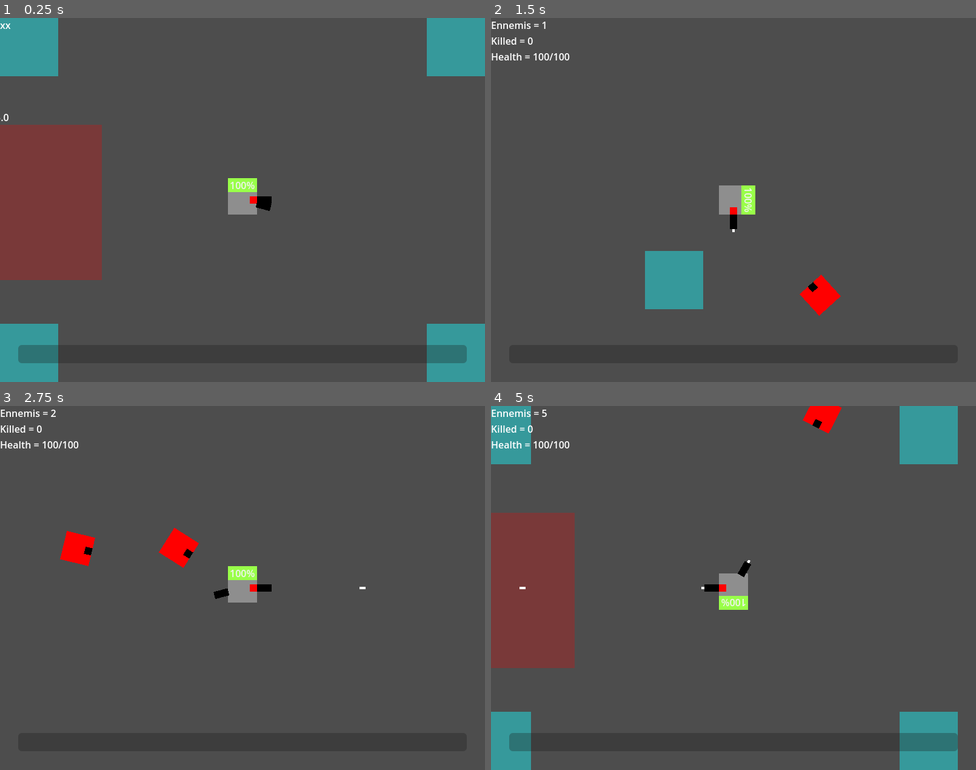
Above: before the commit, frames 1-4 (two rows, left to right).
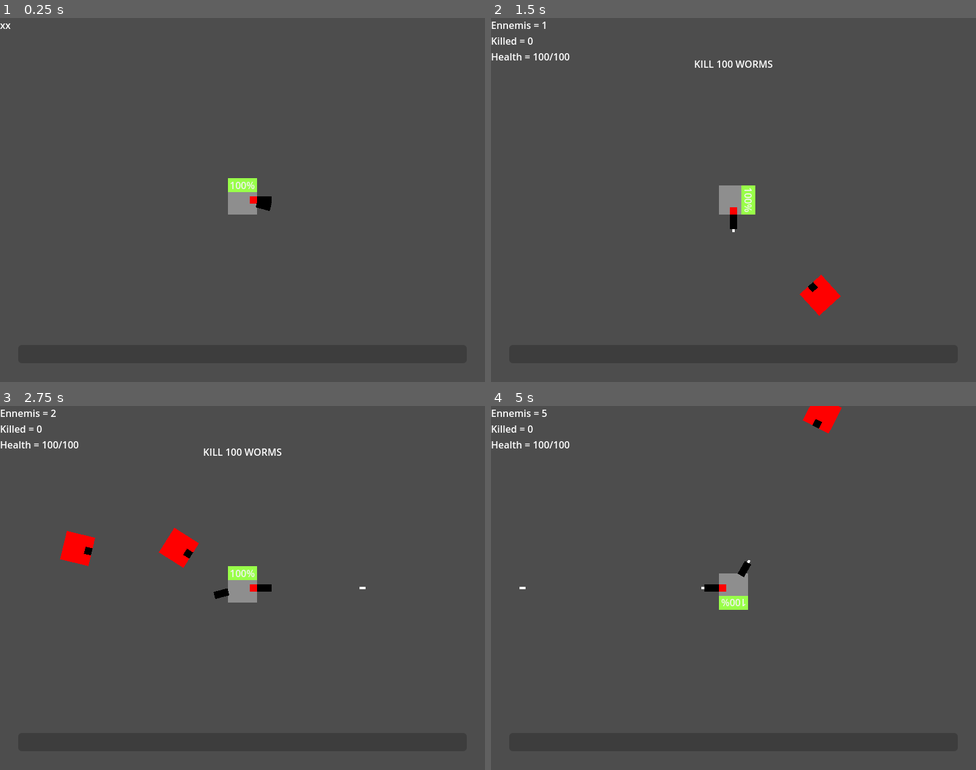
Above: after the commit, the same moments.

Repository: ToastedBrains/overloaded
Game: Godot game, scene res://src/main.tscn
The game is run twice, just before and just after one commit, with the same random seed, the same clock (stepped at 60 frames per second) and the same inputs.
Inputs (mouse positions are in pixels of both pictures, inside the frame that each line leads up to):
- Up to frame 1 (0.25 s): no input
- Up to frame 2 (1.5 s): move the mouse to (840, 181) at 0.52 s; hold Right (ui_right) 0.53-1.28 s; click (840, 181) at 0.67 s; move the mouse to (636, 218) at 1.27 s; hold Down (ui_down) from 1.28 s (still down)
- Up to frame 3 (2.75 s): move the mouse to (291, 507) at 2.02 s; release Down (ui_down) at 2.03 s; hold Right (ui_right) from 2.03 s (still down)
- Up to frame 4 (5 s): move the mouse to (709, 660) at 2.77 s; release Right (ui_right) at 2.78 s; hold Up (ui_up) 2.78-3.53 s; click (709, 660) at 2.92 s; move the mouse to (879, 642) at 3.52 s; hold Left (ui_left) from 3.53 s (still down); move the mouse to (588, 533) at 4.27 s

The runs differ from the first frame. In frame 1, 17% of the frame differs, in the area x 0-100%, y 0-100%; in frame 2, 2.1%; in frame 3, 0.2%; in frame 4, 14%.
Error in both runs: Invalid access to property or key 'source' on a base object of type 'Array'. (res://src/global/debug.gd:11)

Commit message:
Objectives (#2)
* Arrow for objective OK.

* Objectives OK.

Diff:
--- a/src/global/vars.gd
+++ b/src/global/vars.gd
@@ -21,8 +21,8 @@
 		"speed1" : false, # Speed +20%
 		"speed2" : false, # Speed +50%
 		"speed3" : false, # Speed X2
-		"speed4" : false, # Chance to dodge
-		"speed5" : false, # Dash
+		"speed4" : false, # Chance to dodge?
+		"speed5" : false, # Bullet time? Dash?
 		"dmg20" : false, # Damage +20%
 		"dmg50" : false, # Damage +50%
 		"scope" : false, # Range X2
--- a/src/levels/level_base/level_base.gd
+++ b/src/levels/level_base/level_base.gd
@@ -1,18 +1,157 @@
 extends Node
 
 signal new_ennemi
-
-
+signal objective_complete
 
 const ENNEMI = preload("res://src/ennemies/ennemy/ennemy.tscn")
-
+const CHECKPOINT = preload("res://src/objectives/checkpoint/checkpoint.tscn")
+const ARTEFACT = preload("res://src/objectives/artefact/artefact.tscn")
+const ZONE = preload("res://src/objectives/zone/zone.tscn")
+const DETONATOR = preload("res://src/objectives/detonator/detonator.tscn")
+const EXIT = preload("res://src/objectives/exit/exit.tscn")
+
+var current_objective : Dictionary
 var ennemies = 0
 var ennemies_down = 0
-
+var scenario = [
+	{
+		"type": "kill",
+		"amount": 6,
+		"text": "Kill 100 worms",
+		"success": "Ah good! I love the smell of worms blood in the morning!"
+	},
+	{
+		"type": "go",
+		"text": "Go to checkpoint",
+		"success": "Pretty simple nop?"
+	},
+	{
+		"type": "pick-up",
+		"text": "Now, go find some valuable alien artefact.",
+		"success": "Oh, perfect! This stays between us, okay?"
+	},
+	{
+		"type": "capture",
+		"text": "Secure the sector 97",
+		"success": "Well done, stay close..."
+	},
+	{
+		"type": "active",
+		"location": null,
+		"text": "Push the button, blow it all up!",
+		"success": "Good boy."
+	},
+	{
+		"type" : "fly",
+		"text": "Go quick to extraction point!",
+		"success": "Good game! Give me that artifact, I'll secure it."
+	},
+]
 
 
 func _ready():
-	%Music.play()
+	give_objective()
+	#%Music.play()
+	Debug.print(current_objective)
+	#pass
+
+
+func give_objective():
+	Debug.print("Give new objective")
+	current_objective = scenario.pop_front()
+	await get_tree().create_timer(1).timeout
+	%ObjectiveText.text = current_objective["text"]
+	%ObjectiveBox.show()
+	await get_tree().create_timer(3).timeout
+	%ObjectiveBox.hide()
+	if current_objective["type"] == "go":
+		generate_checkpoint()
+	elif current_objective["type"] == "pick-up":
+		generate_artefact()
+	elif current_objective["type"] == "capture":
+		generate_zone()
+	elif current_objective["type"] == "active":
+		generate_detonator()
+	elif current_objective["type"] == "fly":
+		generate_exit()
+
+func rand_dist():
+	return clamp(randi_range(-5000, 5000), -2000, 2000)
+
+
+func generate_checkpoint():
+	var new_checkpoint = CHECKPOINT.instantiate()
+	new_checkpoint.global_position = Vector2(%Player.global_position.x + rand_dist(), %Player.global_position.y + rand_dist())
+	new_checkpoint.checkpoint_reached.connect(self._on_checkpoint_reached)
+	call_deferred("add_child", new_checkpoint)
+
+
+func _on_checkpoint_reached():
+	%ObjectiveBox.show()
+	%ObjectiveText.text = current_objective["success"]
+	await get_tree().create_timer(3).timeout
+	give_objective()
+
+
+func generate_artefact():
+	var new_artefact = ARTEFACT.instantiate()
+	new_artefact.global_position = Vector2(%Player.global_position.x + rand_dist(), %Player.global_position.y + rand_dist())
+	new_artefact.artefact_collected.connect(self._on_artefact_collected)
+	call_deferred("add_child", new_artefact)
+
+
+func _on_artefact_collected():
+	%ObjectiveBox.show()
+	%ObjectiveText.text = current_objective["success"]
+	await get_tree().create_timer(3).timeout
+	give_objective()
+
+
+func generate_zone():
+	var new_zone = ZONE.instantiate()
+	new_zone.global_position = Vector2(%Player.global_position.x + rand_dist(), %Player.global_position.y + rand_dist())
+	new_zone.zone_controlled.connect(self._on_zone_controlled)
+	Debug.print([new_zone.global_position, scenario[1]])
+	scenario[0]["location"] = new_zone.global_position
+	call_deferred("add_child", new_zone)
+
+
+func _on_zone_controlled():
+	%ObjectiveBox.show()
+	%ObjectiveText.text = current_objective["success"]
+	await get_tree().create_timer(3).timeout
+	give_objective()
+
+
+func generate_detonator():
+	var new_detonator = DETONATOR.instantiate()
+	new_detonator.global_position = current_objective["location"]
+	new_detonator.bomb_armed.connect(self._on_bomb_armed)
+	call_deferred("add_child", new_detonator)
+
+
+func _on_bomb_armed():
+	%ObjectiveBox.show()
+	%ObjectiveText.text = current_objective["success"]
+	await get_tree().create_timer(3).timeout
+	give_objective()
+
+func generate_exit():
+	var new_exit = EXIT.instantiate()
+	new_exit.global_position = Vector2(%Player.global_position.x + rand_dist(), %Player.global_position.y + rand_dist())
+	new_exit.player_teleported.connect(self._on_player_teleported)
+	call_deferred("add_child", new_exit)
+
+
+func _on_player_teleported():
+	end_game()
+
+
+func end_game():
+	%ObjectiveBox.show()
+	%ObjectiveText.text = current_objective["success"]
+	await get_tree().create_timer(3).timeout
+
 
 func _process(delta):
 	if Input.is_action_just_pressed("ui_cancel"):
@@ -51,6 +190,13 @@
 	ennemies_down += 1
 	ennemies -= 1
 	%HUD.update_debug(ennemies, ennemies_down)
+	if current_objective["type"] == "kill" and ennemies_down >= current_objective["amount"]:
+		emit_signal("objective_complete")
+		%ObjectiveText.text = current_objective["success"]
+		%ObjectiveBox.show()
+		#await get_tree().create_timer(3).timeout
+		#%ObjectiveBox.hide()
+		give_objective()
 
 
 func _on_new_ennemi():
--- a/src/levels/level_base/level_base.tscn
+++ b/src/levels/level_base/level_base.tscn
@@ -1,14 +1,13 @@
-[gd_scene load_steps=12 format=3 uid="uid://blvmw1aet6bb6"]
+[gd_scene load_steps=11 format=3 uid="uid://blvmw1aet6bb6"]
 
 [ext_resource type="PackedScene" uid="uid://v8dorecia6mh" path="res://src/player/player.tscn" id="1_nja47"]
 [ext_resource type="Script" path="res://src/levels/level_base/level_base.gd" id="1_qig2g"]
 [ext_resource type="PackedScene" uid="uid://cqrv6ncxrirb1" path="res://src/ui/hud/hud.tscn" id="2_sf1qe"]
 [ext_resource type="Script" path="res://src/levels/level_base/Camera2D.gd" id="3_p3g0h"]
-[ext_resource type="PackedScene" uid="uid://bjb278c20ud2o" path="res://src/levels/objectives/objective.tscn" id="3_rtt5h"]
-[ext_resource type="PackedScene" uid="uid://b75yb01fpbood" path="res://src/levels/obstables/wall.tscn" id="3_u1j8h"]
 [ext_resource type="PackedScene" uid="uid://bdtmi60lcun7r" path="res://src/weapons/bullet/gun.tscn" id="3_vwajk"]
 [ext_resource type="PackedScene" uid="uid://cru12l3kx3auh" path="res://src/weapons/bullet/rot_gun.tscn" id="6_duryj"]
 [ext_resource type="PackedScene" uid="uid://b5hpfhuyg6de6" path="res://src/ui/Skills/skills.tscn" id="9_r62kq"]
+[ext_resource type="PackedScene" uid="uid://dngarafyk4y7s" path="res://src/objectives/objective_arrow.tscn" id="10_1sbch"]
 [ext_resource type="AudioStream" uid="uid://b6rauwjgwiufi" path="res://assets/levels/Lark.ogg" id="10_joptk"]
 
 [sub_resource type="Curve2D" id="Curve2D_s2wf1"]
@@ -22,9 +21,6 @@
 
 [node name="HUD" parent="." instance=ExtResource("2_sf1qe")]
 unique_name_in_owner = true
-
-[node name="Objective" parent="." instance=ExtResource("3_rtt5h")]
-position = Vector2(-88, 176)
 
 [node name="Player" parent="." instance=ExtResource("1_nja47")]
 unique_name_in_owner = true
@@ -57,18 +53,6 @@
 unique_name_in_owner = true
 autostart = true
 
-[node name="Wall" parent="." instance=ExtResource("3_u1j8h")]
-position = Vector2(48, 48)
-
-[node name="Wall2" parent="." instance=ExtResource("3_u1j8h")]
-position = Vector2(752, 48)
-
-[node name="Wall3" parent="." instance=ExtResource("3_u1j8h")]
-position = Vector2(48, 552)
-
-[node name="Wall4" parent="." instance=ExtResource("3_u1j8h")]
-position = Vector2(752, 552)
-
 [node name="Skills" parent="." instance=ExtResource("9_r62kq")]
 unique_name_in_owner = true
 visible = false
@@ -78,6 +62,25 @@
 stream = ExtResource("10_joptk")
 volume_db = -10.0
 
+[node name="Objective" parent="." instance=ExtResource("10_1sbch")]
+visible = false
+position = Vector2(-632, 624)
+
+[node name="ObjectiveBox" type="CanvasLayer" parent="."]
+unique_name_in_owner = true
+visible = false
+
+[node name="ObjectiveText" type="Label" parent="ObjectiveBox"]
+unique_name_in_owner = true
+anchors_preset = 10
+anchor_right = 1.0
+offset_top = 64.0
+offset_bottom = 128.0
+grow_horizontal = 2
+text = "sssss"
+horizontal_alignment = 1
+uppercase = true
+
 [connection signal="new_ennemi" from="." to="." method="_on_new_ennemi"]
 [connection signal="exp_gained" from="Player" to="." method="_on_player_exp_gained"]
 [connection signal="player_health_exhausted" from="Player" to="." method="_on_player_player_health_exhausted"]
--- a/src/levels/obstables/wall.tscn
+++ b/src/levels/obstables/wall.tscn
@@ -1,7 +1,7 @@
 [gd_scene load_steps=2 format=3 uid="uid://b75yb01fpbood"]
 
 [sub_resource type="RectangleShape2D" id="RectangleShape2D_nyrqk"]
-size = Vector2(96, 96)
+size = Vector2(3072, 96)
 
 [node name="Wall" type="StaticBody2D"]
 collision_layer = 4
@@ -13,9 +13,9 @@
 anchor_top = 0.5
 anchor_right = 0.5
 anchor_bottom = 0.5
-offset_left = -48.0
+offset_left = -1536.0
 offset_top = -48.0
-offset_right = 48.0
+offset_right = 1536.0
 offset_bottom = 48.0
 grow_horizontal = 2
 grow_vertical = 2
--- /dev/null
+++ b/src/objectives/artefact/artefact.gd
@@ -0,0 +1,7 @@
+extends Area2D
+
+signal artefact_collected
+
+func _on_body_entered(body):
+	emit_signal("artefact_collected")
+	queue_free()
--- /dev/null
+++ b/src/objectives/artefact/artefact.tscn
@@ -0,0 +1,23 @@
+[gd_scene load_steps=4 format=3 uid="uid://ct8stw0bbncju"]
+
+[ext_resource type="Script" path="res://src/objectives/artefact/artefact.gd" id="1_84gvr"]
+[ext_resource type="PackedScene" uid="uid://dngarafyk4y7s" path="res://src/objectives/objective_arrow.tscn" id="2_bx4md"]
+
+[sub_resource type="CircleShape2D" id="CircleShape2D_b4ear"]
+radius = 16.0
+
+[node name="Artefact" type="Area2D"]
+script = ExtResource("1_84gvr")
+
+[node name="CollisionShape2D" type="CollisionShape2D" parent="."]
+shape = SubResource("CircleShape2D_b4ear")
+
+[node name="ColorRect" type="ColorRect" parent="."]
+offset_left = -16.0
+offset_right = 6.0
+offset_bottom = 22.0
+rotation = -0.783959
+
+[node name="ObjectiveArrow" parent="." instance=ExtResource("2_bx4md")]
+
+[connection signal="body_entered" from="." to="." method="_on_body_entered"]
--- /dev/null
+++ b/src/objectives/checkpoint/checkpoint.gd
@@ -0,0 +1,7 @@
+extends Area2D
+
+signal checkpoint_reached
+
+func _on_body_entered(body):
+	emit_signal("checkpoint_reached")
+	queue_free()
--- /dev/null
+++ b/src/objectives/checkpoint/checkpoint.tscn
@@ -0,0 +1,18 @@
+[gd_scene load_steps=4 format=3 uid="uid://i37ocxf4fh6t"]
+
+[ext_resource type="Script" path="res://src/objectives/checkpoint/checkpoint.gd" id="1_3jhy6"]
+[ext_resource type="PackedScene" uid="uid://dngarafyk4y7s" path="res://src/objectives/objective_arrow.tscn" id="2_wyity"]
+
+[sub_resource type="CircleShape2D" id="CircleShape2D_3h0sa"]
+radius = 40.0
+
+[node name="Checkpoint" type="Area2D"]
+script = ExtResource("1_3jhy6")
+
+[node name="CollisionShape2D" type="CollisionShape2D" parent="."]
+shape = SubResource("CircleShape2D_3h0sa")
+
+[node name="ObjectiveArrow" parent="." instance=ExtResource("2_wyity")]
+unique_name_in_owner = true
+
+[connection signal="body_entered" from="." to="." method="_on_body_entered"]
--- /dev/null
+++ b/src/objectives/detonator/detonator.gd
@@ -0,0 +1,8 @@
+extends Area2D
+
+signal bomb_armed
+
+
+func _on_body_entered(body):
+	emit_signal("bomb_armed")
+	queue_free()
--- /dev/null
+++ b/src/objectives/detonator/detonator.tscn
@@ -0,0 +1,34 @@
+[gd_scene load_steps=3 format=3 uid="uid://d0tl6vmnsxigw"]
+
+[ext_resource type="Script" path="res://src/objectives/detonator/detonator.gd" id="1_i7ug7"]
+
+[sub_resource type="CircleShape2D" id="CircleShape2D_hcet8"]
+radius = 24.0
+
+[node name="Detonator" type="Area2D"]
+script = ExtResource("1_i7ug7")
+
+[node name="CollisionShape2D" type="CollisionShape2D" parent="."]
+shape = SubResource("CircleShape2D_hcet8")
+
+[node name="ColorRect" type="ColorRect" parent="."]
+offset_left = -16.0
+offset_top = -16.0
+offset_right = 16.0
+offset_bottom = 8.0
+color = Color(0.176471, 0.192157, 0.231373, 1)
+
+[node name="ColorRect2" type="ColorRect" parent="."]
+offset_left = -8.0
+offset_top = -16.0
+offset_right = 8.0
+color = Color(1, 0, 0, 1)
+
+[node name="ColorRect3" type="ColorRect" parent="."]
+offset_left = -16.0
+offset_top = 8.0
+offset_right = 16.0
+offset_bottom = 16.0
+color = Color(0, 0, 0, 1)
+
+[connection signal="body_entered" from="." to="." method="_on_body_entered"]
--- /dev/null
+++ b/src/objectives/exit/exit.gd
@@ -0,0 +1,7 @@
+extends Area2D
+
+signal player_teleported
+
+func _on_body_entered(body):
+	emit_signal("player_teleported")
+	queue_free()
--- /dev/null
+++ b/src/objectives/exit/exit.tscn
@@ -0,0 +1,31 @@
+[gd_scene load_steps=4 format=3 uid="uid://dqkbxjwjpgd01"]
+
+[ext_resource type="Script" path="res://src/objectives/exit/exit.gd" id="1_0sxgx"]
+[ext_resource type="PackedScene" uid="uid://dngarafyk4y7s" path="res://src/objectives/objective_arrow.tscn" id="2_3twyd"]
+
+[sub_resource type="CircleShape2D" id="CircleShape2D_s367f"]
+radius = 24.0
+
+[node name="Exit" type="Area2D"]
+script = ExtResource("1_0sxgx")
+
+[node name="CollisionShape2D" type="CollisionShape2D" parent="."]
+shape = SubResource("CircleShape2D_s367f")
+debug_color = Color(0, 0.6, 0.701961, 0.419608)
+
+[node name="ColorRect" type="ColorRect" parent="."]
+anchors_preset = 8
+anchor_left = 0.5
+anchor_top = 0.5
+anchor_right = 0.5
+anchor_bottom = 0.5
+offset_left = -24.0
+offset_top = -24.0
+offset_right = 24.0
+offset_bottom = 24.0
+grow_horizontal = 2
+grow_vertical = 2
+
+[node name="ObjectiveArrow" parent="." instance=ExtResource("2_3twyd")]
+
+[connection signal="body_entered" from="." to="." method="_on_body_entered"]
--- /dev/null
+++ b/src/objectives/objective_arrow.gd
@@ -0,0 +1,36 @@
+extends Area2D
+
+@onready var player = get_tree().get_nodes_in_group("player").front()
+
+
+func _process(delta):
+	%Arrow.look_at(%Target.global_position)
+	%Arrow.global_position.x = clamp(%Target.global_position.x, player.global_position.x - 350, player.global_position.x + 350)
+	%Arrow.global_position.y = clamp(%Target.global_position.y - 50, player.global_position.y - 250, player.global_position.y + 250)
+	#%Arrow.global_position.x = clamp(%Target.global_position.x, player.global_position.x - 350, player.global_position.x + 350)
+	#%Arrow.global_position.y = clamp(%Target.global_position.y - 50, player.global_position.y - 250, player.global_position.y + 250)
+
+func _on_body_entered(body):
+	#%Arrow.hide()
+	$AnimationPlayer.play("fade_out")
+
+
+func _on_body_exited(body):
+	#%Arrow.show()
+	$AnimationPlayer.play("fade_in")
+
+
+#func _on_proxi_2_body_entered(body):
+	#$AnimationPlayer.play("proxi2")
+#
+#
+#func _on_proxi_2_body_exited(body):
+	#pass # Replace with function body.
+#
+#
+#func _on_proxi_1_body_entered(body):
+	#$AnimationPlayer.play("proxi1")
+#
+#
+#func _on_proxi_1_body_exited(body):
+	#pass # Replace with function body.
--- /dev/null
+++ b/src/objectives/objective_arrow.tscn
@@ -0,0 +1,148 @@
+[gd_scene load_steps=12 format=3 uid="uid://dngarafyk4y7s"]
+
+[ext_resource type="Script" path="res://src/objectives/objective_arrow.gd" id="1_va18l"]
+[ext_resource type="Texture2D" uid="uid://b2ubdgjb43emj" path="res://assets/objectives/arrow.png" id="2_i2m0k"]
+
+[sub_resource type="CircleShape2D" id="CircleShape2D_uefdv"]
+radius = 192.167
+
+[sub_resource type="CircleShape2D" id="CircleShape2D_bp4m6"]
+radius = 320.1
+
+[sub_resource type="Animation" id="Animation_1kw2a"]
+length = 0.001
+tracks/0/type = "value"
+tracks/0/imported = false
+tracks/0/enabled = true
+tracks/0/path = NodePath("Arrow:modulate")
+tracks/0/interp = 1
+tracks/0/loop_wrap = true
+tracks/0/keys = {
+"times": PackedFloat32Array(0),
+"transitions": PackedFloat32Array(1),
+"update": 0,
+"values": [Color(1, 1, 1, 1)]
+}
+
+[sub_resource type="Animation" id="Animation_yb3k8"]
+resource_name = "fade_in"
+tracks/0/type = "value"
+tracks/0/imported = false
+tracks/0/enabled = true
+tracks/0/path = NodePath("Arrow:modulate")
+tracks/0/interp = 1
+tracks/0/loop_wrap = true
+tracks/0/keys = {
+"times": PackedFloat32Array(0, 1),
+"transitions": PackedFloat32Array(1, 1),
+"update": 0,
+"values": [Color(1, 1, 1, 0), Color(1, 1, 1, 1)]
+}
+
+[sub_resource type="Animation" id="Animation_vrhbx"]
+resource_name = "fade_out"
+tracks/0/type = "value"
+tracks/0/imported = false
+tracks/0/enabled = true
+tracks/0/path = NodePath("Arrow:modulate")
+tracks/0/interp = 1
+tracks/0/loop_wrap = true
+tracks/0/keys = {
+"times": PackedFloat32Array(0, 1),
+"transitions": PackedFloat32Array(1, 1),
+"update": 0,
+"values": [Color(1, 1, 1, 1), Color(1, 1, 1, 0)]
+}
+
+[sub_resource type="Animation" id="Animation_5cg7x"]
+resource_name = "proxi1"
+length = 2.0
+tracks/0/type = "value"
+tracks/0/imported = false
+tracks/0/enabled = true
+tracks/0/path = NodePath("Arrow:modulate")
+tracks/0/interp = 1
+tracks/0/loop_wrap = true
+tracks/0/keys = {
+"times": PackedFloat32Array(0, 2),
+"transitions": PackedFloat32Array(1, 1),
+"update": 0,
+"values": [Color(1, 0.498039, 0, 1), Color(1, 0, 0, 1)]
+}
+
+[sub_resource type="Animation" id="Animation_6juuw"]
+resource_name = "proxi2"
+length = 2.0
+tracks/0/type = "value"
+tracks/0/imported = false
+tracks/0/enabled = true
+tracks/0/path = NodePath("Arrow:modulate")
+tracks/0/interp = 1
+tracks/0/loop_wrap = true
+tracks/0/keys = {
+"times": PackedFloat32Array(0, 2),
+"transitions": PackedFloat32Array(1, 1),
+"update": 0,
+"values": [Color(1, 1, 1, 1), Color(1, 0.498039, 0, 1)]
+}
+
+[sub_resource type="AnimationLibrary" id="AnimationLibrary_7inmj"]
+_data = {
+"RESET": SubResource("Animation_1kw2a"),
+"fade_in": SubResource("Animation_yb3k8"),
+"fade_out": SubResource("Animation_vrhbx"),
+"proxi1": SubResource("Animation_5cg7x"),
+"proxi2": SubResource("Animation_6juuw")
+}
+
+[sub_resource type="CircleShape2D" id="CircleShape2D_104db"]
+radius = 64.4981
+
+[node name="ObjectiveArrow" type="Area2D"]
+script = ExtResource("1_va18l")
+
+[node name="Target" type="Marker2D" parent="."]
+unique_name_in_owner = true
+
+[node name="Proxi1" type="Area2D" parent="."]
+visible = false
+
+[node name="CollisionShape2D" type="CollisionShape2D" parent="Proxi1"]
+visible = false
+shape = SubResource("CircleShape2D_uefdv")
+
+[node name="Proxi2" type="Area2D" parent="."]
+visible = false
+
+[node name="CollisionShape2D" type="CollisionShape2D" parent="Proxi2"]
+unique_name_in_owner = true
+visible = false
+shape = SubResource("CircleShape2D_bp4m6")
+
+[node name="ColorRect" type="ColorRect" parent="."]
+offset_left = -8.0
+offset_top = -8.0
+offset_right = 8.0
+offset_bottom = 8.0
+color = Color(0.937255, 0.317647, 0.0784314, 1)
+
+[node name="Arrow" type="Sprite2D" parent="."]
+unique_name_in_owner = true
+position = Vector2(600, 300)
+scale = Vector2(0.5, 0.5)
+texture = ExtResource("2_i2m0k")
+
+[node name="AnimationPlayer" type="AnimationPlayer" parent="."]
+libraries = {
+"": SubResource("AnimationLibrary_7inmj")
+}
+
+[node name="CollisionShape2D" type="CollisionShape2D" parent="."]
+shape = SubResource("CircleShape2D_104db")
+
+[connection signal="body_entered" from="." to="." method="_on_body_entered"]
+[connection signal="body_exited" from="." to="." method="_on_body_exited"]
+[connection signal="body_entered" from="Proxi1" to="." method="_on_proxi_1_body_entered"]
+[connection signal="body_exited" from="Proxi1" to="." method="_on_proxi_1_body_exited"]
+[connection signal="body_entered" from="Proxi2" to="." method="_on_proxi_2_body_entered"]
+[connection signal="body_exited" from="Proxi2" to="." method="_on_proxi_2_body_exited"]
--- a/src/levels/objectives/objective.gd
+++ b/src/objectives/zone/zone.gd
@@ -1,8 +1,8 @@
 extends Area2D
 
-signal objective_completed
+signal zone_controlled
 
-const TIME_TO_SOLVE = 5.0
+const TIME_TO_SOLVE = 1.0
 var time_remaining : float
 
 
@@ -27,7 +27,8 @@
 
 
 func _on_solve_timer_timeout():
-	emit_signal("objective_completed")
+	emit_signal("zone_controlled")
 	%ColorRect.color = Color(0, 1, 0, 0.5)
 	%SolveTimer.stop()
 	%TimeDisplay.hide()
+	$ObjectiveArrow.hide()
--- a/src/levels/objectives/objective.tscn
+++ b/src/objectives/zone/zone.tscn
@@ -1,13 +1,14 @@
-[gd_scene load_steps=3 format=3 uid="uid://bjb278c20ud2o"]
+[gd_scene load_steps=4 format=3 uid="uid://bjb278c20ud2o"]
 
-[ext_resource type="Script" path="res://src/levels/objectives/objective.gd" id="1_hg3x6"]
+[ext_resource type="Script" path="res://src/objectives/zone/zone.gd" id="1_xgmcw"]
+[ext_resource type="PackedScene" uid="uid://dngarafyk4y7s" path="res://src/objectives/objective_arrow.tscn" id="2_g5xst"]
 
 [sub_resource type="RectangleShape2D" id="RectangleShape2D_k4gp0"]
 size = Vector2(256, 256)
 
-[node name="Objective" type="Area2D"]
+[node name="Zone" type="Area2D"]
 collision_layer = 4
-script = ExtResource("1_hg3x6")
+script = ExtResource("1_xgmcw")
 
 [node name="ColorRect" type="ColorRect" parent="."]
 unique_name_in_owner = true
@@ -30,6 +31,8 @@
 offset_bottom = -1.0
 text = "00.0"
 
+[node name="ObjectiveArrow" parent="." instance=ExtResource("2_g5xst")]
+
 [connection signal="body_entered" from="." to="." method="_on_body_entered"]
 [connection signal="body_exited" from="." to="." method="_on_body_exited"]
 [connection signal="timeout" from="SolveTimer" to="." method="_on_solve_timer_timeout"]
--- a/src/player/player.tscn
+++ b/src/player/player.tscn
@@ -17,7 +17,7 @@
 [sub_resource type="CircleShape2D" id="CircleShape2D_japb3"]
 radius = 127.0
 
-[node name="Player" type="CharacterBody2D"]
+[node name="Player" type="CharacterBody2D" groups=["player"]]
 position = Vector2(1, 0)
 collision_mask = 6
 script = ExtResource("1_dmejq")
--- a/src/ui/hud/hud.tscn
+++ b/src/ui/hud/hud.tscn
@@ -1,6 +1,21 @@
 [gd_scene load_steps=5 format=3 uid="uid://cqrv6ncxrirb1"]
 
 [ext_resource type="Script" path="res://src/ui/hud/hud.gd" id="1_fj616"]
+
+[sub_resource type="Animation" id="Animation_7hy4x"]
+length = 0.001
+tracks/0/type = "value"
+tracks/0/imported = false
+tracks/0/enabled = true
+tracks/0/path = NodePath("NewSkill:theme_override_colors/font_color")
+tracks/0/interp = 1
+tracks/0/loop_wrap = true
+tracks/0/keys = {
+"times": PackedFloat32Array(0),
+"transitions": PackedFloat32Array(1),
+"update": 0,
+"values": [Color(0.905882, 0.882353, 0, 1)]
+}
 
 [sub_resource type="Animation" id="Animation_q33d2"]
 resource_name = "blink"
@@ -16,21 +31,6 @@
 "transitions": PackedFloat32Array(1, 1),
 "update": 0,
 "values": [Color(0.905882, 0.882353, 0, 1), Color(0.905882, 0.882353, 0, 0)]
-}
-
-[sub_resource type="Animation" id="Animation_7hy4x"]
-length = 0.001
-tracks/0/type = "value"
-tracks/0/imported = false
-tracks/0/enabled = true
-tracks/0/path = NodePath("NewSkill:theme_override_colors/font_color")
-tracks/0/interp = 1
-tracks/0/loop_wrap = true
-tracks/0/keys = {
-"times": PackedFloat32Array(0),
-"transitions": PackedFloat32Array(1),
-"update": 0,
-"values": [Color(0.905882, 0.882353, 0, 1)]
 }
 
 [sub_resource type="AnimationLibrary" id="AnimationLibrary_4now2"]
--- a/src/ui/hud/messages/damage_pop.tscn
+++ b/src/ui/hud/messages/damage_pop.tscn
@@ -1,6 +1,45 @@
 [gd_scene load_steps=5 format=3 uid="uid://ccenoww8iqhvx"]
 
 [ext_resource type="Script" path="res://src/ui/hud/messages/damage_pop.gd" id="1_47qsi"]
+
+[sub_resource type="Animation" id="Animation_85qiq"]
+length = 0.001
+tracks/0/type = "value"
+tracks/0/imported = false
+tracks/0/enabled = true
+tracks/0/path = NodePath(".:position")
+tracks/0/interp = 1
+tracks/0/loop_wrap = true
+tracks/0/keys = {
+"times": PackedFloat32Array(0),
+"transitions": PackedFloat32Array(1),
+"update": 0,
+"values": [Vector2(-24, -20)]
+}
+tracks/1/type = "value"
+tracks/1/imported = false
+tracks/1/enabled = true
+tracks/1/path = NodePath(".:scale")
+tracks/1/interp = 1
+tracks/1/loop_wrap = true
+tracks/1/keys = {
+"times": PackedFloat32Array(0),
+"transitions": PackedFloat32Array(1),
+"update": 0,
+"values": [Vector2(1, 1)]
+}
+tracks/2/type = "value"
+tracks/2/imported = false
+tracks/2/enabled = true
+tracks/2/path = NodePath(".:modulate")
+tracks/2/interp = 1
+tracks/2/loop_wrap = true
+tracks/2/keys = {
+"times": PackedFloat32Array(0),
+"transitions": PackedFloat32Array(1),
+"update": 0,
+"values": [Color(1, 1, 1, 1)]
+}
 
 [sub_resource type="Animation" id="Animation_jbv8p"]
 resource_name = "damageText"
@@ -42,45 +81,6 @@
 "values": [Color(1, 1, 1, 1), Color(1, 1, 1, 0)]
 }
 
-[sub_resource type="Animation" id="Animation_85qiq"]
-length = 0.001
-tracks/0/type = "value"
-tracks/0/imported = false
-tracks/0/enabled = true
-tracks/0/path = NodePath(".:position")
-tracks/0/interp = 1
-tracks/0/loop_wrap = true
-tracks/0/keys = {
-"times": PackedFloat32Array(0),
-"transitions": PackedFloat32Array(1),
-"update": 0,
-"values": [Vector2(-24, -20)]
-}
-tracks/1/type = "value"
-tracks/1/imported = false
-tracks/1/enabled = true
-tracks/1/path = NodePath(".:scale")
-tracks/1/interp = 1
-tracks/1/loop_wrap = true
-tracks/1/keys = {
-"times": PackedFloat32Array(0),
-"transitions": PackedFloat32Array(1),
-"update": 0,
-"values": [Vector2(1, 1)]
-}
-tracks/2/type = "value"
-tracks/2/imported = false
-tracks/2/enabled = true
-tracks/2/path = NodePath(".:modulate")
-tracks/2/interp = 1
-tracks/2/loop_wrap = true
-tracks/2/keys = {
-"times": PackedFloat32Array(0),
-"transitions": PackedFloat32Array(1),
-"update": 0,
-"values": [Color(1, 1, 1, 1)]
-}
-
 [sub_resource type="AnimationLibrary" id="AnimationLibrary_rv4tg"]
 _data = {
 "RESET": SubResource("Animation_85qiq"),
Binary file added: assets/objectives/arrow.png
Not shown, added: assets/objectives/arrow.png.import
